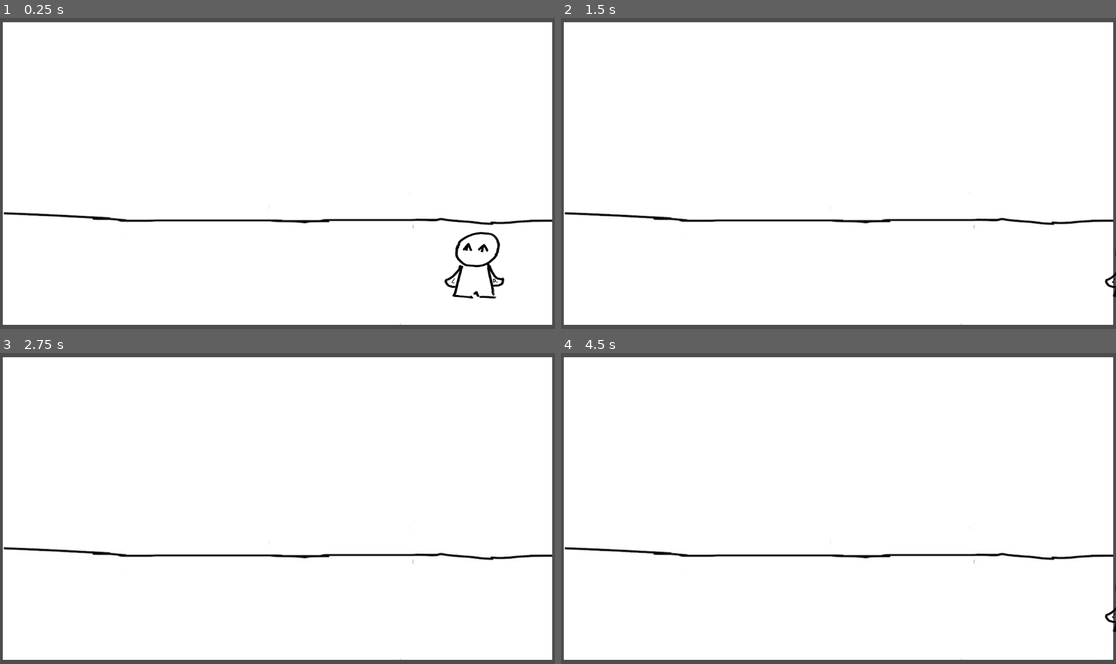
Above: before the commit, frames 1-4 (two rows, left to right).
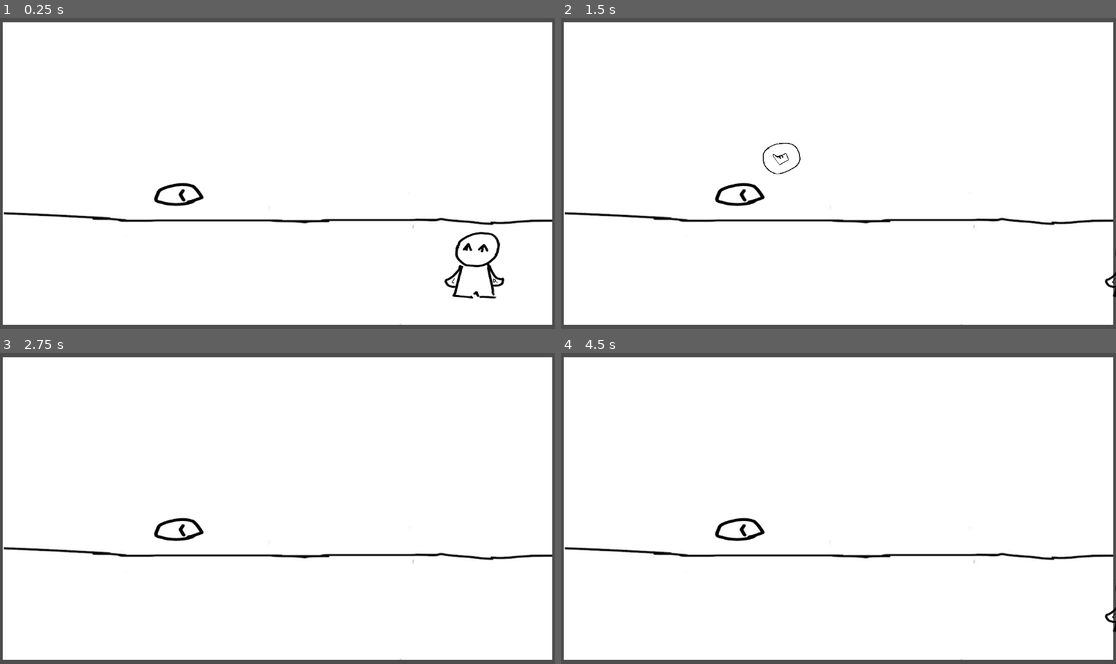
Above: after the commit, the same moments.

Repository: DeltaLyra/WitchIllusionGame
Game: Godot game, scene res://Scenes/level.tscn
Same seed, same stepped clock (60 frames per second), same inputs: the game is played once before the commit and once after it.
Inputs (mouse positions are in pixels of both pictures, inside the frame that each line leads up to):
- Up to frame 1 (0.25 s): no input
- Up to frame 2 (1.5 s): tap Enter at 0.5 s; move the mouse to (960, 157) at 0.52 s; hold Right (MoveRight) 0.53-1.28 s; move the mouse to (727, 189) at 1.27 s; hold Left (MoveLeft) from 1.28 s (still down)
- Up to frame 3 (2.75 s): move the mouse to (333, 440) at 2.02 s; release Left (MoveLeft) at 2.03 s; hold Right (MoveRight) from 2.03 s (still down)
- Up to frame 4 (4.5 s): move the mouse to (810, 570) at 2.77 s; tap Space at 3.5 s; move the mouse to (1005, 555) at 3.52 s; release Right (MoveRight) at 3.53 s; hold Left (MoveLeft) from 3.53 s (still down); tap Enter at 4.25 s; move the mouse to (672, 461) at 4.27 s

The runs differ from the first frame. In frame 1, 0.3% of the frame differs, in the area x 27-37%, y 52-61%; in frame 2, 0.4%, in the area x 27-44%, y 40-61%; in frame 3, 0.3%; in frame 4, 0.3%.

Commit message:
Added more placeholder images for UI, made item with an icon that appears when you hover over it!

Diff:
--- a/gamejamgame/Scenes/level.tscn
+++ b/gamejamgame/Scenes/level.tscn
@@ -1,7 +1,8 @@
-[gd_scene load_steps=4 format=3 uid="uid://d3yhbyfep3711"]
+[gd_scene load_steps=5 format=3 uid="uid://d3yhbyfep3711"]
 
 [ext_resource type="Texture2D" uid="uid://dxyrjlxx8l7f4" path="res://Assets/PlaceHolderBackground.jpg" id="1_tumq0"]
 [ext_resource type="PackedScene" uid="uid://dtouevoed70gg" path="res://Scenes/player.tscn" id="2_k5f4k"]
+[ext_resource type="PackedScene" uid="uid://c7yhf5wpwcl0y" path="res://Scenes/pickup_object.tscn" id="3_6phgx"]
 
 [sub_resource type="WorldBoundaryShape2D" id="WorldBoundaryShape2D_pojwb"]
 normal = Vector2(0, 1)
@@ -25,3 +26,6 @@
 
 [node name="Player" parent="." instance=ExtResource("2_k5f4k")]
 position = Vector2(780, 448)
+
+[node name="PickupObject" parent="." instance=ExtResource("3_6phgx")]
+position = Vector2(265, 364)
--- /dev/null
+++ b/gamejamgame/Scenes/pickup_object.tscn
@@ -0,0 +1,29 @@
+[gd_scene load_steps=5 format=3 uid="uid://c7yhf5wpwcl0y"]
+
+[ext_resource type="Script" uid="uid://qsqcm4q8wdva" path="res://Scripts/pickup_object.gd" id="1_kl40d"]
+[ext_resource type="Texture2D" uid="uid://pie03ctd5jat" path="res://Assets/PlaceHolderRockItem.png" id="2_vi6ql"]
+[ext_resource type="Texture2D" uid="uid://dub4qai1uevf1" path="res://Assets/PlaceHolderItemIcon.jpg" id="3_vi6ql"]
+
+[sub_resource type="RectangleShape2D" id="RectangleShape2D_5a60s"]
+size = Vector2(174, 156)
+
+[node name="PickupObject" type="Area2D"]
+script = ExtResource("1_kl40d")
+
+[node name="Item" type="Sprite2D" parent="."]
+position = Vector2(26, 0)
+scale = Vector2(0.08, 0.08)
+texture = ExtResource("2_vi6ql")
+
+[node name="Icon" type="Sprite2D" parent="."]
+visible = false
+position = Vector2(94, -76)
+scale = Vector2(0.06, 0.06)
+texture = ExtResource("3_vi6ql")
+
+[node name="CollisionShape2D" type="CollisionShape2D" parent="."]
+position = Vector2(49, -41)
+shape = SubResource("RectangleShape2D_5a60s")
+
+[connection signal="mouse_entered" from="." to="." method="_on_mouse_entered"]
+[connection signal="mouse_exited" from="." to="." method="_on_mouse_exited"]
--- /dev/null
+++ b/gamejamgame/Scripts/pickup_object.gd
@@ -0,0 +1,10 @@
+extends Area2D
+
+@onready var icon: Sprite2D = $Icon #Reference variable to our clicker icon
+
+#When the item is hovered over, the click icon will appear. When it leaves, it will disappear.
+func _on_mouse_entered() -> void:
+	icon.visible = true
+
+func _on_mouse_exited() -> void:
+	icon.visible = false
Binary file added: gamejamgame/Assets/PlaceHolderAwakeEye.png
Not shown, added: gamejamgame/Assets/PlaceHolderAwakeEye.png.import
Binary file added: gamejamgame/Assets/PlaceHolderEyeBat.png
Not shown, added: gamejamgame/Assets/PlaceHolderEyeBat.png.import
Binary file added: gamejamgame/Assets/PlaceHolderSleepEye.png
Not shown, added: gamejamgame/Assets/PlaceHolderSleepEye.png.import
Not shown, added: gamejamgame/Scripts/pickup_object.gd.uid
